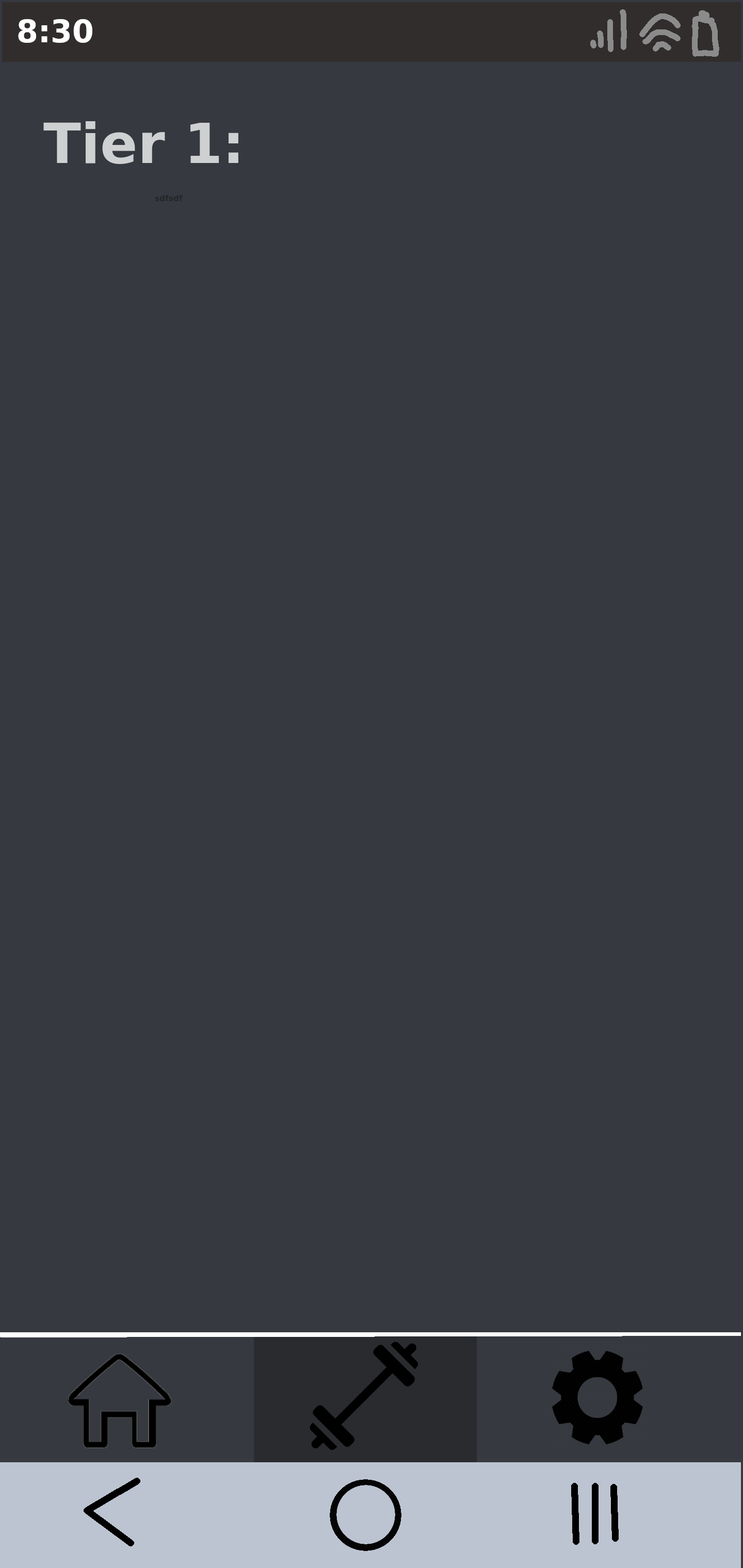
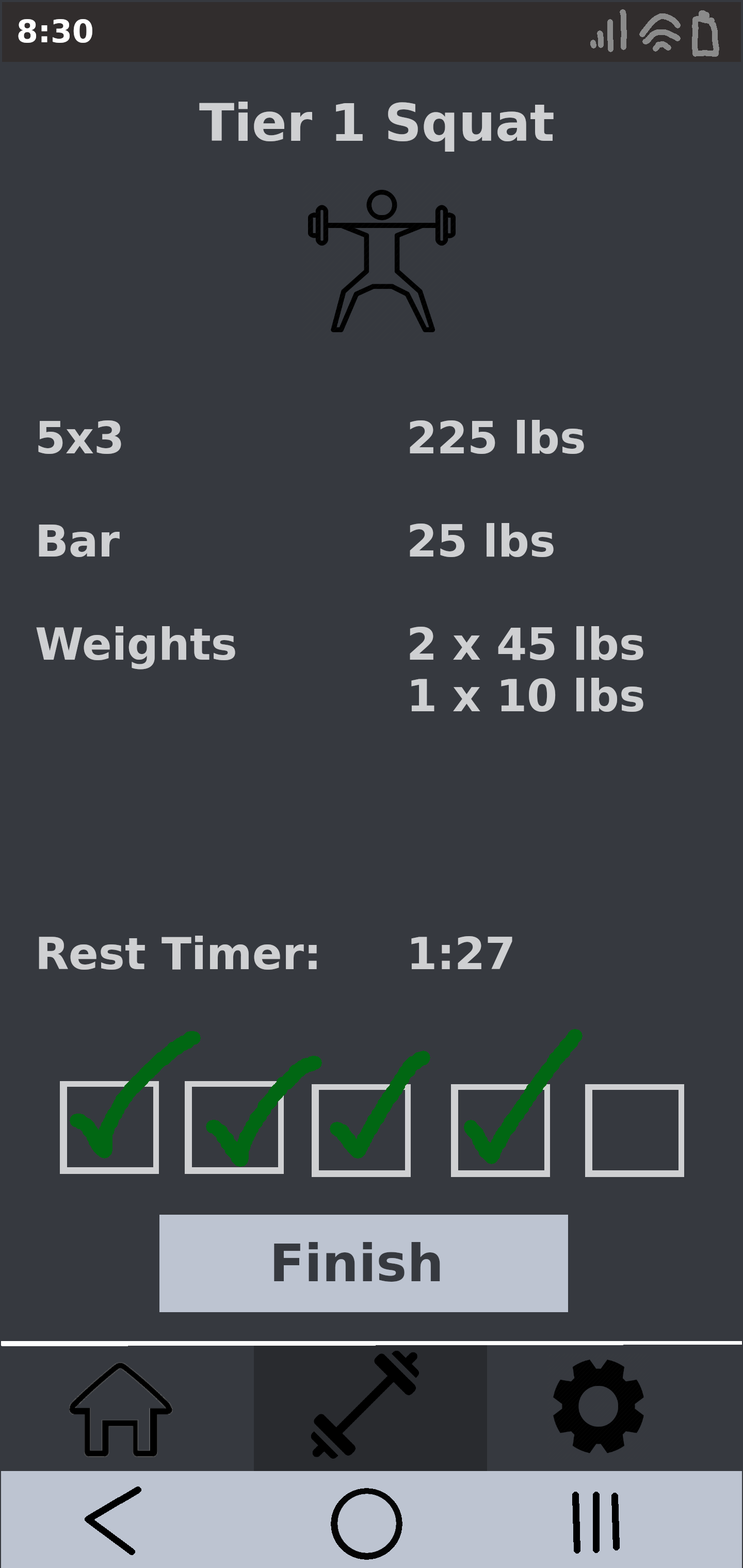
Layer changes from the first 743x1568 image to the second:
removed layer "sdfsdf" over <box>154,194,183,202</box>
removed layer "Tier 1:" over <box>43,121,239,165</box>
hid "Workout Tab 1", painted on it over <box>0,101,742,1568</box>
painted on "Workout Tab 2" over <box>36,101,684,1313</box>
painted on "Workout Tab 3" over <box>36,101,645,1313</box>
hid "Settings" over <box>0,101,742,1568</box>
